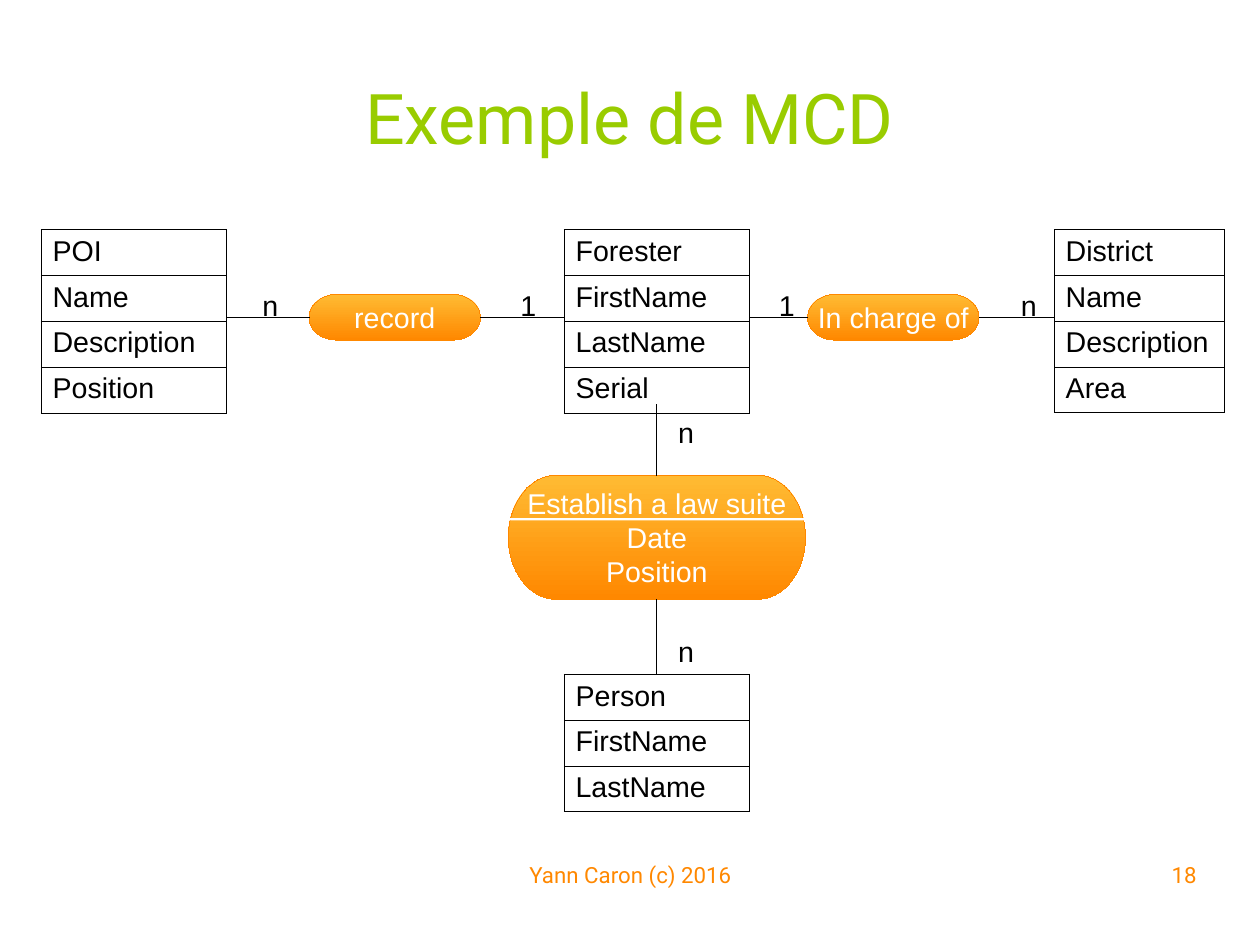
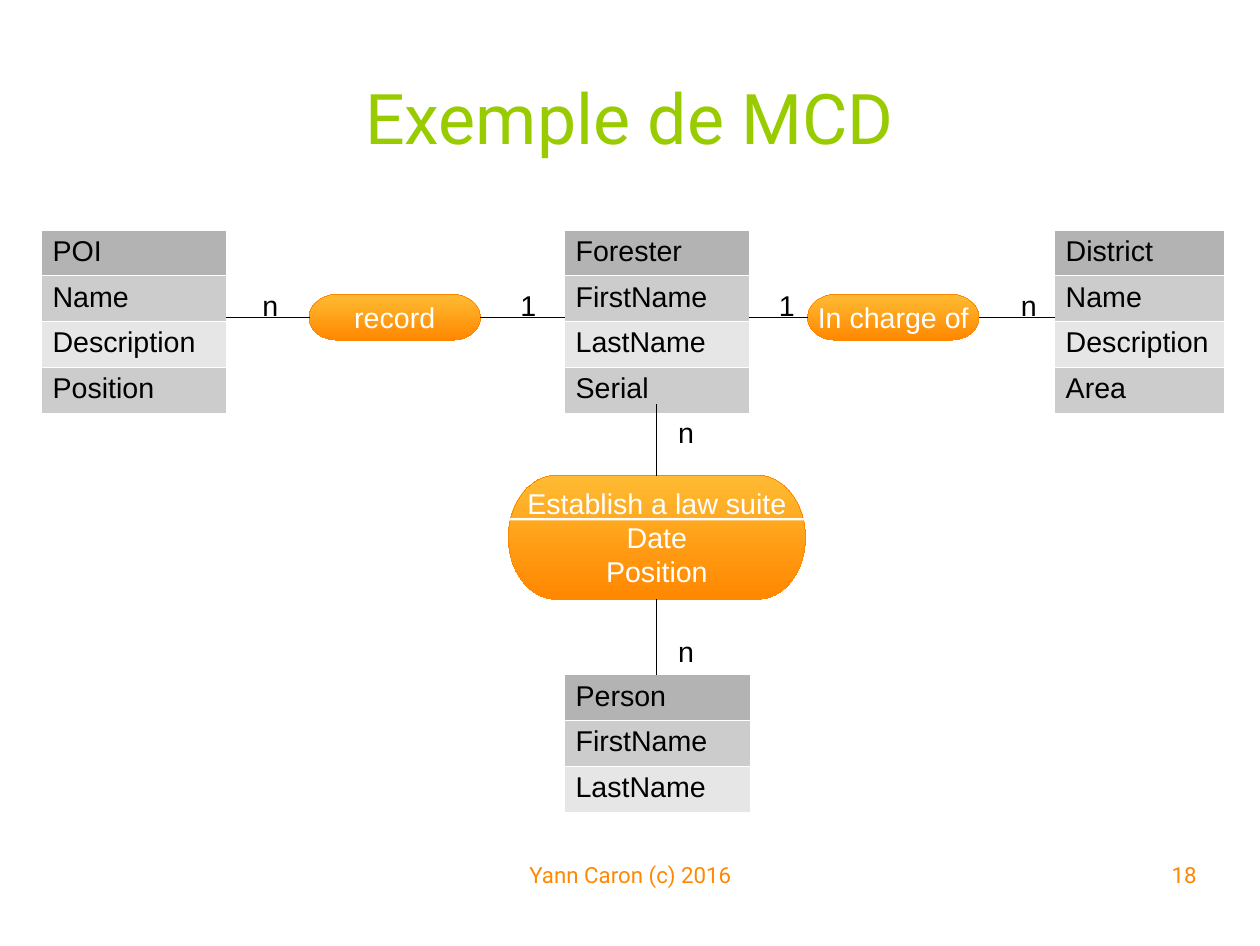
Before and after one commit to YannCaron/Android-ENSG, a slide deck: slide 18 of 10 - Spatialite.odp. Drawn at 1260x946 pixels with LibreOffice and Linux fonts; fonts in the diff are those of the drawing; background and template pictures are left out. Boxes give left, top, right and bottom in pixels: in the first picture for what was removed or moved away, otherwise in the second. Text is boxed around its words. In the diff, an @@ line names an element or a change of style, - is before the commit and + after.

```diff
--- a/10 - Spatialite.odp
+++ b/10 - Spatialite.odp
@@ table at box(41, 230, 226, 405) @@
@@ fill none to #B3B3B3 in row 1, column 1 @@
@@ fill none to #CCCCCC in 2 cells @@
@@ fill none to #E6E6E6 in row 3, column 1 @@
@@ borders changed @@
@@ table at box(565, 230, 750, 405) @@
@@ fill none to #B3B3B3 in row 1, column 1 @@
@@ fill none to #CCCCCC in 2 cells @@
@@ fill none to #E6E6E6 in row 3, column 1 @@
@@ borders changed @@
@@ table at box(1054, 230, 1223, 405) @@
@@ fill none to #B3B3B3 in row 1, column 1 @@
@@ fill none to #CCCCCC in 2 cells @@
@@ fill none to #E6E6E6 in row 3, column 1 @@
@@ borders changed @@
@@ table at box(565, 675, 750, 806) @@
@@ fill none to #B3B3B3 in row 1, column 1 @@
@@ fill none to #CCCCCC in row 2, column 1 @@
@@ fill none to #E6E6E6 in row 3, column 1 @@
@@ borders changed @@
```
Also in this commit, not shown: 5 other slides changed, 1 slide removed, 8 other files.
